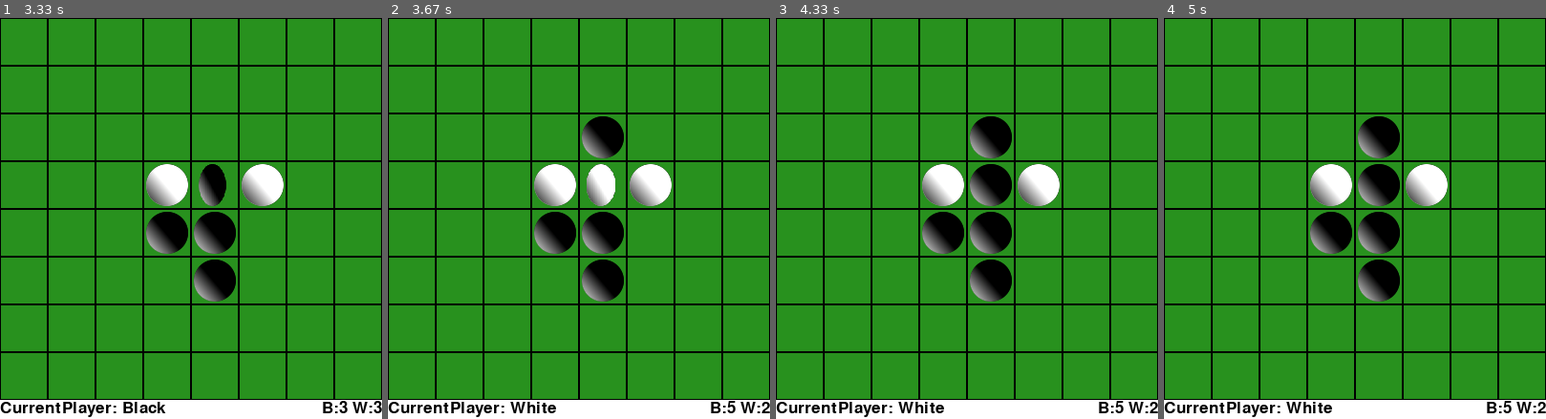
Above: before the commit, frames 1-4 (left to right).
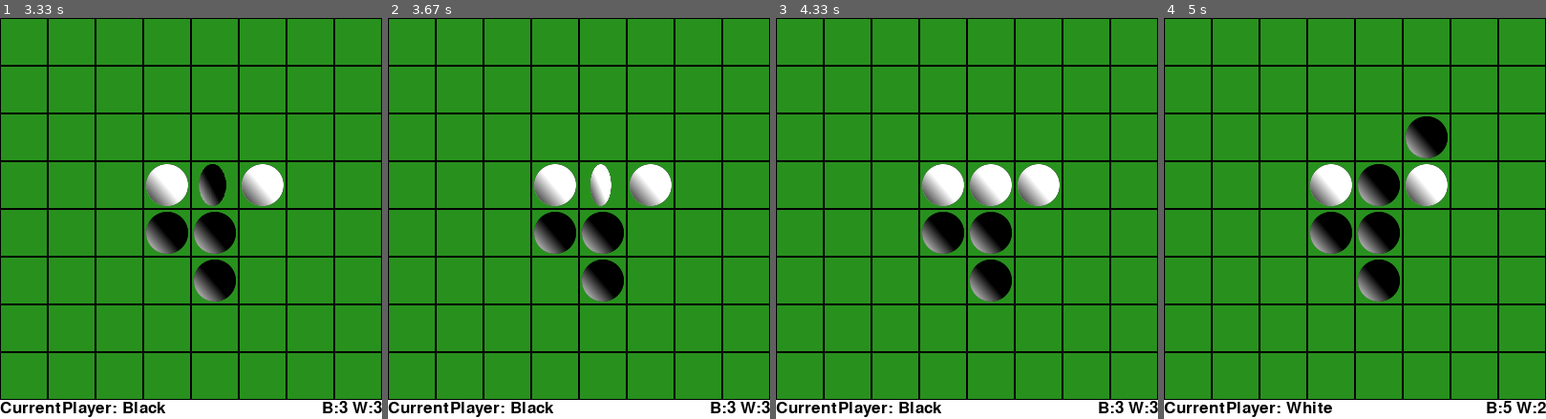
Above: after the commit, the same moments.

Repository: mrsaa2000/Reversi
Game: pygame game, started from pygame_ver.py
The game is run twice, just before and just after one commit, with the same random seed, the same clock (stepped at 60 frames per second) and the same inputs.
Inputs (mouse positions are in pixels of both pictures, inside the frame that each line leads up to):
- Up to frame 1 (3.33 s): click (313, 206) at 0.38 s; tap U at 1.67 s; click (194, 258) at 2.55 s; tap Enter at 2.83 s; click (267, 186) at 3.22 s
- Up to frame 2 (3.67 s): no input
- Up to frame 3 (4.33 s): tap Space at 4 s
- Up to frame 4 (5 s): click (1435, 146) at 4.38 s

Frame 1 is identical in both runs. In frame 2, 1.5% of the frame differs, in the area x 32-100%, y 24-99%; in frame 3, 2.1%; in frame 4, 1.9%.

Commit message:
Use minimax

Diff:
--- /dev/null
+++ b/cpu.py
@@ -0,0 +1,67 @@
+import reversiCore
+
+
+MAX_VALUE = 9999
+MIN_VALUE = -9999
+DEPTH = 3
+
+
+class Cpu(object):
+
+    def __init__(self):
+        self.color = None
+        self.board = reversiCore.ReversiBoard()
+
+    def init_cpu(self, color):
+        self.color = color
+
+    def next_move(self, board, turn, depth=DEPTH):
+        if depth == 0:
+            return self.value_board(board, turn)
+
+        best_y, best_x = 0, 0
+        value = MIN_VALUE
+        if turn != self.color:
+            value = MAX_VALUE
+
+        undo_board = None
+        points = board.get_putable_points(turn)
+        if points:
+            for point in points:
+                y, x = point
+                directions = board.is_put(y, x, turn)
+                flip_points = board.flip_board(y, x, directions, turn)
+                undo_board = reversiCore.UndoInfo(y, x, flip_points)
+                temp = self.next_move(board, reversiCore.get_enemy(turn), depth - 1)
+                board.board = undo_board.get_board(board.board)
+                if ((self.color == turn and temp > value) or
+                        (self.color != turn and temp < value)):
+                    value = temp
+                    best_y, best_x = y, x
+        else:
+            temp = self.next_move(board, reversiCore.get_enemy(turn), depth - 1)
+            return temp
+
+        if depth == DEPTH:
+            return best_y, best_x
+        elif value != MAX_VALUE and value != MIN_VALUE:
+            return value
+
+    def value_board(self, board, turn):
+        enemy = reversiCore.get_enemy(turn)
+        value = 0
+        eval_value = [[100, -40, 20, 5, 5, 20, -40, 100],
+                      [-40, -80, -1, -1, -1, -1, -80, -40],
+                      [20, -1, 5, 1, 1, 5, -1, 20],
+                      [5, -1, 1, 0, 0, 1, -1, 5],
+                      [5, -1, 1, 0, 0, 1, -1, 5],
+                      [20, -1, 5, 1, 1, 5, -1, 20],
+                      [-40, -80, -1, -1, -1, -1, -80, -40],
+                      [100, -40, 20, 5, 5, 20, -40, 100]]
+        for y in range(reversiCore.SQ_NUM):
+            for x in range(reversiCore.SQ_NUM):
+                if board.board[y][x] == turn:
+                    value += eval_value[y][x]
+                elif board.board[y][x] == enemy:
+                    value -= eval_value[y][x]
+        return value
--- a/pygame_ver.py
+++ b/pygame_ver.py
@@ -1,14 +1,15 @@
+import os
+import sys
+import threading
 import pygame
 from pygame.locals import *
 import reversiCore
-import os
-import sys
-import threading
+from reversiCore import Stone, State, SQ_NUM
 
 
 SQ_SIZE = 50
-BOARD_SIZE = reversiCore.SQ_NUM * SQ_SIZE
-SCR_RECT = Rect(0, 0, reversiCore.SQ_NUM * SQ_SIZE, reversiCore.SQ_NUM * SQ_SIZE + 20)
+BOARD_SIZE = SQ_NUM * SQ_SIZE
+SCR_RECT = Rect(0, 0, SQ_NUM * SQ_SIZE, SQ_NUM * SQ_SIZE + 20)
 BLACK_IMG = pygame.image.load(os.path.join('img', 'black.png'))
 WHITE_IMG = pygame.image.load(os.path.join('img', 'white.png'))
 
@@ -21,7 +22,7 @@
         super(FlipStone, self).__init__(self.containers)
         self.before = WHITE_IMG
         self.after = BLACK_IMG
-        if color == reversiCore.Stone.WHITE:
+        if color == Stone.WHITE:
             self.before = BLACK_IMG
             self.after = WHITE_IMG
         self.image = self.before
@@ -62,8 +63,7 @@
         # sprite group
         self.all = pygame.sprite.RenderUpdates()
         FlipStone.containers = self.all
-        self.flip_stones = [[None for x in range(reversiCore.SQ_NUM)]
-                            for y in range(reversiCore.SQ_NUM)]
+        self.flip_stones = [[None for x in range(SQ_NUM)] for y in range(SQ_NUM)]
         while True:
             clock.tick(60)
             self.event_handler()
@@ -71,10 +71,10 @@
             pygame.display.update()
 
     def change_turn(self):
-        self.reversi.turn = self.reversi.get_enemy(self.reversi.turn)
+        self.reversi.turn = reversiCore.get_enemy(self.reversi.turn)
         # パス
-        if self.reversi.is_pass():
-            self.reversi.turn = self.reversi.get_enemy(self.reversi.turn)
+        if self.reversi.board.is_pass(self.reversi.turn):
+            self.reversi.turn = reversiCore.get_enemy(self.reversi.turn)
             # player側がパスされた場合
             if self.reversi.turn == self.reversi.cpu_player:
                 cpu = threading.Thread(target=self.cpu_action, name='cpu')
@@ -82,7 +82,8 @@
 
     def cpu_action(self):
         pygame.time.wait(1000)
-        y, x = self.reversi.cpu()
+        self.reversi.cpu.board.board = self.reversi.board.copy()
+        y, x = self.reversi.cpu.next_move(self.reversi.cpu.board, self.reversi.cpu_player)
         self.turn_action(y, x)
 
     def draw(self):
@@ -91,34 +92,34 @@
         self.draw_text()
         self.all.draw(self.screen)
         self.all.update()
-        if self.reversi.state == reversiCore.State.GAMEOVER:
+        if self.reversi.state == State.GAMEOVER:
             self.draw_result()
 
     def draw_board(self):
         """盤面描画"""
         pygame.draw.rect(self.screen, (40, 145, 30), Rect(0, 0, BOARD_SIZE, BOARD_SIZE))
-        for y in range(reversiCore.SQ_NUM):
-            for x in range(reversiCore.SQ_NUM):
+        for y in range(SQ_NUM):
+            for x in range(SQ_NUM):
                 pygame.draw.rect(self.screen, (0, 0, 0),
                                  Rect(x * SQ_SIZE, y * SQ_SIZE, SQ_SIZE, SQ_SIZE), 1)
                 # アニメーション中は表示しない
                 if not self.flip_stones[y][x] or not self.flip_stones[y][x].alive():
-                    if self.reversi.board[y][x] == reversiCore.Stone.BLACK:
+                    if self.reversi.board.board[y][x] == Stone.BLACK:
                         self.screen.blit(BLACK_IMG, (x * SQ_SIZE, y * SQ_SIZE))
-                    elif self.reversi.board[y][x] == reversiCore.Stone.WHITE:
+                    elif self.reversi.board.board[y][x] == Stone.WHITE:
                         self.screen.blit(WHITE_IMG, (x * SQ_SIZE, y * SQ_SIZE))
 
     def draw_text(self):
         """現在のプレイヤーと石の数の表示"""
         font = pygame.font.SysFont(None, 25)
         player = ''
-        if self.reversi.turn == reversiCore.Stone.BLACK:
+        if self.reversi.turn == Stone.BLACK:
             player = 'Black'
         else:
             player = 'White'
         turn = font.render('CurrentPlayer: {}'.format(player), True, (0, 0, 0))
-        score = font.render('B:{} W:{}'.format(self.reversi.get_black_score(),
-                                               self.reversi.get_white_score()),
+        score = font.render('B:{} W:{}'.format(self.reversi.get_score(Stone.BLACK),
+                                               self.reversi.get_score(Stone.WHITE)),
                             True, (0, 0, 0))
         self.screen.blit(turn, (0, BOARD_SIZE))
         self.screen.blit(score, (BOARD_SIZE - score.get_width(), BOARD_SIZE))
@@ -128,8 +129,8 @@
         result_font = pygame.font.SysFont(None, 80)
         replay_font = pygame.font.SysFont(None, 25)
         s = ''
-        black = self.reversi.get_black_score()
-        white = self.reversi.get_white_score()
+        black = self.reversi.get_score(Stone.BLACK)
+        white = self.reversi.get_score(Stone.WHITE)
         if black > white:
             s = 'BLACK WIN!!'
         elif black < white:
@@ -150,42 +151,45 @@
                 sys.exit()
             if event.type == MOUSEBUTTONDOWN and event.button == 1:
                 x, y = int(event.pos[0] // SQ_SIZE), int(event.pos[1] // SQ_SIZE)
-                if self.reversi.state == reversiCore.State.START:
-                    self.reversi.state = reversiCore.State.PLAY
-                self.turn_action(y, x)
-                if (self.reversi.state == reversiCore.State.PLAY and
-                        self.reversi.turn == self.reversi.cpu_player):
-                    cpu = threading.Thread(target=self.cpu_action, name='cpu')
-                    cpu.start()
+                if 0 <= x < SQ_NUM and 0 <= y < SQ_NUM:
+                    if self.reversi.state == State.START:
+                        self.reversi.state = State.PLAY
+                    self.turn_action(y, x)
+                    if (self.reversi.state == State.PLAY and
+                            self.reversi.turn == self.reversi.cpu_player):
+                        cpu = threading.Thread(target=self.cpu_action, name='cpu')
+                        cpu.start()
             if event.type == KEYDOWN and event.key == K_SPACE:
-                if self.reversi.state == reversiCore.State.GAMEOVER:
+                if self.reversi.state == State.GAMEOVER:
                     self.reversi.init_game()
             if event.type == KEYDOWN and event.key == K_RETURN:
-                if self.reversi.state == reversiCore.State.START:
+                if self.reversi.state == State.START:
                     self.select_after_attack()
             if event.type == KEYDOWN and event.key == K_u:
-                if self.reversi.state == reversiCore.State.PLAY:
+                if self.reversi.state == State.PLAY:
                     self.undo_board()
 
     def select_after_attack(self):
         """player側が後攻(白)を選んだ場合"""
-        self.reversi.cpu_player = reversiCore.Stone.BLACK
-        self.reversi.state = reversiCore.State.PLAY
+        self.reversi.cpu_player = Stone.BLACK
+        self.reversi.cpu.init_cpu(self.reversi.cpu_player)
+        self.reversi.state = State.PLAY
         cpu = threading.Thread(target=self.cpu_action, name='cpu')
         cpu.start()
 
     def turn_action(self, y, x):
-        directions = self.reversi.is_put(y, x, self.reversi.turn)
+        directions = self.reversi.board.is_put(y, x, self.reversi.turn)
         if directions:
-            self.reversi.board[y][x] = self.reversi.turn
-            flip_points = self.reversi.get_flip_points(y, x, directions)
+            self.reversi.board.board[y][x] = self.reversi.turn
+            flip_points = self.reversi.board.get_flip_points(y, x, directions,
+                                                             self.reversi.turn)
             self.reversi.undo.append(reversiCore.UndoInfo(y, x, flip_points))
             for flip_point in flip_points:
                 f_y, f_x = flip_point
                 self.flip_stones[f_y][f_x] = FlipStone(f_y, f_x, self.reversi.turn)
-                self.reversi.board[f_y][f_x] = self.reversi.turn
+                self.reversi.board.board[f_y][f_x] = self.reversi.turn
             self.reversi.check_gameover()
-            if self.reversi.state == reversiCore.State.PLAY:
+            if self.reversi.state == State.PLAY:
                 self.change_turn()
 
     def undo_board(self):
--- a/reversiCore.py
+++ b/reversiCore.py
@@ -1,10 +1,21 @@
+import copy
 import enum
 import random
+import cpu
 
 
 SQ_NUM = 8  # COL,ROWの数
 State = enum.Enum('State', 'START PLAY GAMEOVER')
 Stone = enum.Enum('Stone', 'EMPTY BLACK WHITE')
+
+
+def get_enemy(color):
+    enemy = None
+    if color == Stone.BLACK:
+        enemy = Stone.WHITE
+    else:
+        enemy = Stone.BLACK
+    return enemy
 
 
 class UndoInfo(object):
@@ -24,53 +35,37 @@
         return board
 
 
-class Reversi(object):
+class ReversiBoard(object):
 
     def __init__(self):
+        self.board = []
+        self.init_board()
+
+    def init_board(self):
         self.board = [[Stone.EMPTY for x in range(SQ_NUM)] for y in range(SQ_NUM)]
-        self.undo = []
-        self.state = State.START
-        self.turn = Stone.BLACK
-        self.cpu_player = Stone.WHITE
-        self.init_game()
+        self.board[SQ_NUM // 2 - 1][SQ_NUM // 2 - 1] = Stone.WHITE
+        self.board[SQ_NUM // 2 - 1][SQ_NUM // 2] = Stone.BLACK
+        self.board[SQ_NUM // 2][SQ_NUM // 2 - 1] = Stone.BLACK
+        self.board[SQ_NUM // 2][SQ_NUM // 2] = Stone.WHITE
 
-    def change_turn(self):
-        self.turn = self.get_enemy(self.turn)
-        if self.is_pass() and self.state == State.PLAY:
-            self.turn = self.get_enemy(self.turn)
+    def copy(self):
+        copy_board = copy.deepcopy(self.board)
+        return copy_board
 
-    def check_gameover(self):
-        if (len(self.get_putable_points(Stone.BLACK)) == 0 and
-                len(self.get_putable_points(Stone.WHITE)) == 0):
-            self.state = State.GAMEOVER
-
-    def cpu(self):
-        putable_points = self.get_putable_points(self.turn)
-        y, x = putable_points[random.randint(0, len(putable_points) - 1)]
-        return (y, x)
-
-    def flip_board(self, y, x, directions):
-        points = self.get_flip_points(y, x, directions)
+    def flip_board(self, y, x, directions, color):
+        points = self.get_flip_points(y, x, directions, color)
         for point in points:
             y, x = point
-            self.board[y][x] = self.turn
+            self.board[y][x] = color
         return points
 
-    def get_enemy(self, color):
-        enemy = None
-        if color == Stone.BLACK:
-            enemy = Stone.WHITE
-        else:
-            enemy = Stone.BLACK
-        return enemy
-
-    def get_flip_points(self, y, x, directions):
+    def get_flip_points(self, y, x, directions, color):
         points = []
         for direction in directions:
             dy, dx = direction
             ny, nx = y + dy, x + dx
             while True:
-                if self.board[ny][nx] == self.turn:
+                if self.board[ny][nx] == color:
                     break
                 points.append((ny, nx))
                 ny, nx = ny + dy, nx + dx
@@ -84,35 +79,10 @@
                     points.append((y, x))
         return points
 
-    def get_black_score(self):
-        count = 0
+    def is_pass(self, color):
         for y in range(SQ_NUM):
             for x in range(SQ_NUM):
-                if self.board[y][x] == Stone.BLACK:
-                    count += 1
-        return count
-
-    def get_white_score(self):
-        count = 0
-        for y in range(SQ_NUM):
-            for x in range(SQ_NUM):
-                if self.board[y][x] == Stone.WHITE:
-                    count += 1
-        return count
-
-    def init_game(self):
-        self.board = [[Stone.EMPTY for x in range(SQ_NUM)] for y in range(SQ_NUM)]
-        self.board[SQ_NUM // 2 - 1][SQ_NUM // 2 - 1] = Stone.WHITE
-        self.board[SQ_NUM // 2 - 1][SQ_NUM // 2] = Stone.BLACK
-        self.board[SQ_NUM // 2][SQ_NUM // 2 - 1] = Stone.BLACK
-        self.board[SQ_NUM // 2][SQ_NUM // 2] = Stone.WHITE
-        self.state = State.START
-        self.turn = Stone.BLACK
-
-    def is_pass(self):
-        for y in range(SQ_NUM):
-            for x in range(SQ_NUM):
-                if self.is_put(y, x, self.turn):
+                if self.is_put(y, x, color):
                     return False
         return True
 
@@ -125,7 +95,7 @@
         if self.board[y][x] != Stone.EMPTY:
             return directions
 
-        enemy = self.get_enemy(color)
+        enemy = get_enemy(color)
 
         dyx = [(-1, -1), (-1, 0), (-1, 1),
                (0, -1), (0, 1),
@@ -145,11 +115,53 @@
                     ny, nx = ny + dy, nx + dx
         return directions
 
+
+class Reversi(object):
+
+    def __init__(self):
+        self.board = ReversiBoard()
+        self.undo = []
+        self.state = State.START
+        self.turn = Stone.BLACK
+        self.cpu_player = Stone.WHITE
+        self.cpu = cpu.Cpu()
+        self.init_game()
+
+    def init_game(self):
+        self.undo = []
+        self.state = State.START
+        self.turn = Stone.BLACK
+        self.board.init_board()
+        self.cpu.init_cpu(self.cpu_player)
+
+    def change_turn(self):
+        self.turn = self.get_enemy(self.turn)
+        if self.board.is_pass(self.turn) and self.state == State.PLAY:
+            self.turn = self.get_enemy(self.turn)
+
+    def check_gameover(self):
+        if (len(self.board.get_putable_points(Stone.BLACK)) == 0 and
+                len(self.board.get_putable_points(Stone.WHITE)) == 0):
+            self.state = State.GAMEOVER
+
+    def cpu(self):
+        putable_points = self.board.get_putable_points(self.turn)
+        y, x = putable_points[random.randint(0, len(putable_points) - 1)]
+        return (y, x)
+
+    def get_score(self, color):
+        count = 0
+        for y in range(SQ_NUM):
+            for x in range(SQ_NUM):
+                if self.board.board[y][x] == color:
+                    count += 1
+        return count
+
     def turn_action(self, y, x):
-        directions = self.is_put(y, x, self.turn)
+        directions = self.board.is_put(y, x, self.turn)
         if directions:
-            self.board[y][x] = self.turn
-            points = self.flip_board(y, x, directions)
+            self.board.board[y][x] = self.turn
+            points = self.board.flip_board(y, x, directions)
             self.undo.append(UndoInfo(y, x, points))
             self.check_gameover()
             if self.state == State.PLAY:
